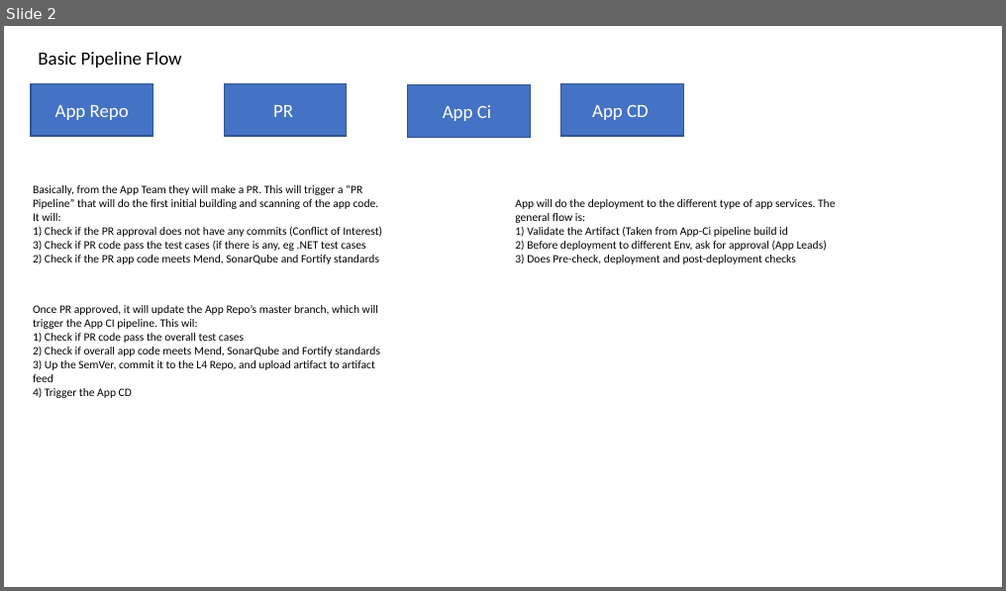
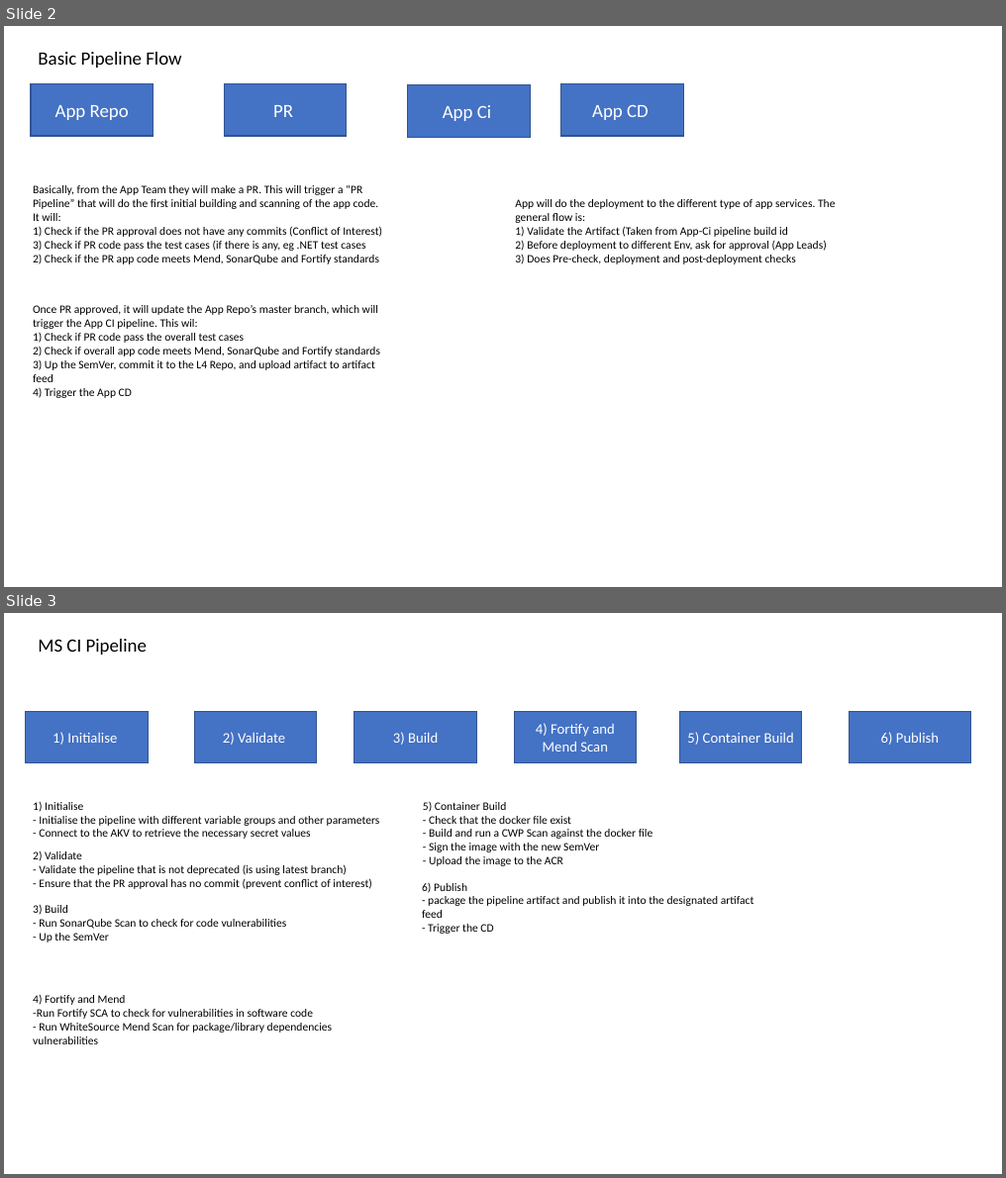
Before and after one commit to Scip316/scip-v1.github.io, a slide deck: intern/Sem2-diagram.pptx. Shown one above the other, each under a label of ours: slide 2 before the commit, slides 2 and 3 after it. The pictures are 1006x591 and 1006x1178 pixels, drawn with LibreOffice and Linux fonts; fonts in the diff are those of the drawing. Boxes give left, top, right and bottom in pixels: in the first picture for what was removed or moved away, otherwise in the second. Text is boxed around its words. In the diff, an @@ line names an element or a change of style, - is before the commit and + after.

```diff
--- a/intern/Sem2-diagram.pptx
+++ b/intern/Sem2-diagram.pptx
@@ slide 3 added at bbox=[4, 613, 1002, 1174], background #FFFFFF @@
@@ text added at bbox=[38, 639, 147, 655], 18 pt, text #000000 @@
+MS CI Pipeline
@@ rectangle added at bbox=[26, 711, 148, 762], fill #4472C4, outline #325491 1 pt, 14 pt, text #FFFFFF @@
+1) Initialise
@@ rectangle added at bbox=[195, 711, 317, 762], fill #4472C4, outline #325491 1 pt, 14 pt, text #FFFFFF @@
+2) Validate
@@ rectangle added at bbox=[354, 711, 476, 762], fill #4472C4, outline #325491 1 pt, 14 pt, text #FFFFFF @@
+3) Build
@@ rectangle added at bbox=[514, 711, 636, 762], fill #4472C4, outline #325491 1 pt, 14 pt, text #FFFFFF @@
+4) Fortify and Mend Scan
@@ rectangle added at bbox=[680, 711, 802, 762], fill #4472C4, outline #325491 1 pt, 14 pt, text #FFFFFF @@
+5) Container Build
@@ rectangle added at bbox=[849, 711, 971, 762], fill #4472C4, outline #325491 1 pt, 14 pt, text #FFFFFF @@
+6) Publish
@@ text added at bbox=[33, 802, 380, 839], 11 pt, text #000000 @@
+1) Initialise
+- Initialise the pipeline with different variable groups and other parameters
+- Connect to the AKV to retrieve the necessary secret values
@@ text added at bbox=[423, 801, 653, 866], 11 pt, text #000000 @@
+5) Container Build
+- Check that the docker file exist
+- Build and run a CWP Scan against the docker file
+- Sign the image with the new SemVer
+- Upload the image to the ACR
@@ text added at bbox=[33, 852, 372, 889], 11 pt, text #000000 @@
+2) Validate
+- Validate the pipeline that is not deprecated (is using latest branch)
+- Ensure that the PR approval has no commit (prevent conflict of interest)
@@ text added at bbox=[33, 905, 287, 943], 11 pt, text #000000 @@
+3) Build
+- Run SonarQube Scan to check for code vulnerabilities
+- Up the SemVer
@@ text added at bbox=[422, 882, 754, 934], 11 pt, text #000000 @@
+6) Publish
+- package the pipeline artifact and publish it into the designated artifact feed
+- Trigger the CD
@@ text added at bbox=[33, 995, 332, 1045], 11 pt, text #000000 @@
+4) Fortify and Mend
+-Run Fortify SCA to check for vulnerabilities in software code
+- Run WhiteSource Mend Scan for package/library dependencies vulnerabilities
```
Also in this commit, not shown: 6 slides changed, 8 other slides added.
